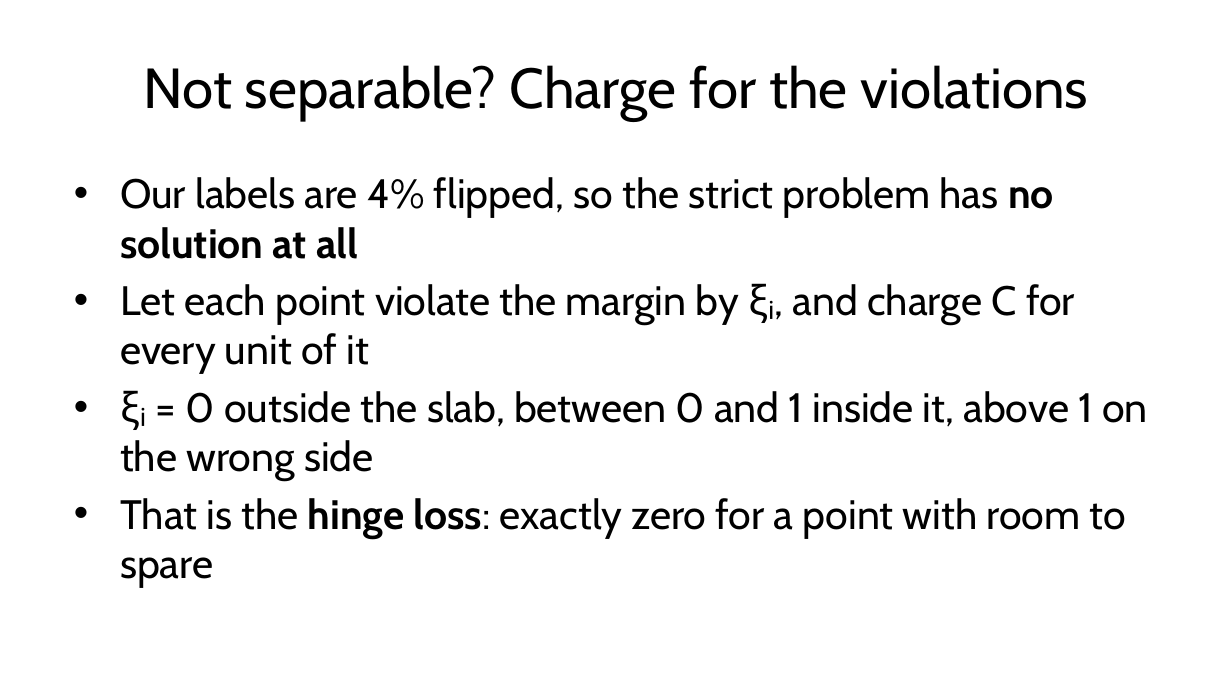
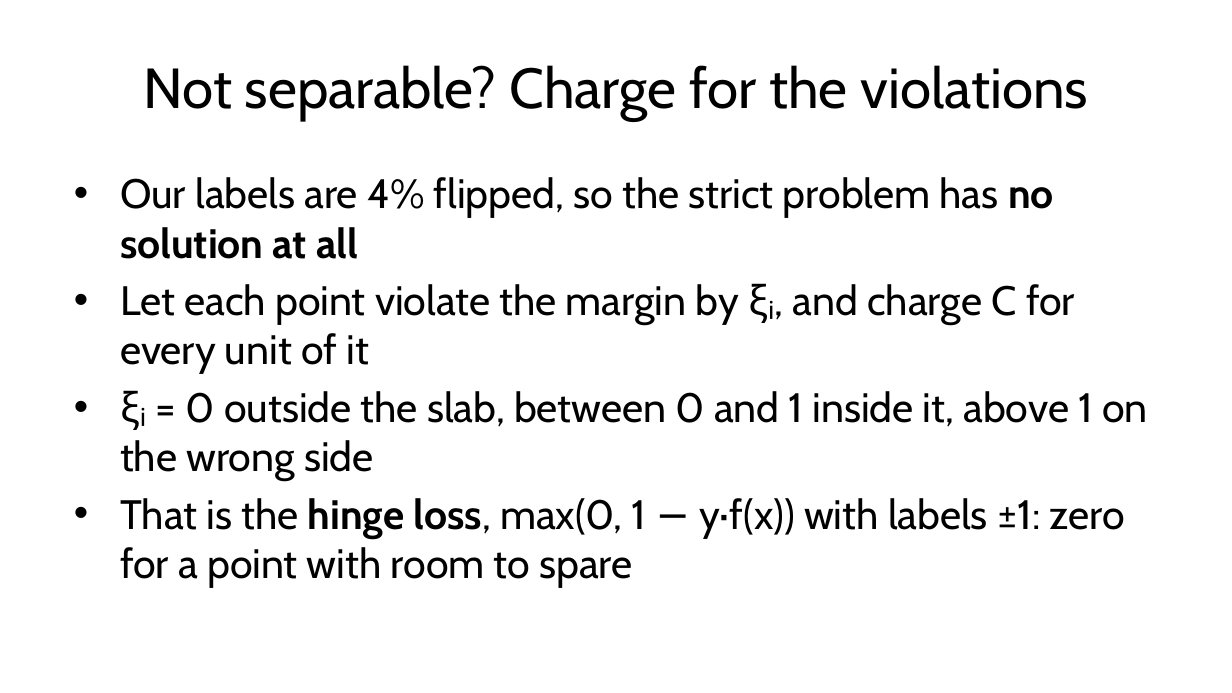
Before and after one commit to fabioantonini/technologies-for-artificial-intelligence, a slide deck: slide 47 of Lessons/06_knn_naive_bayes_svm/Slides/knn_naive_bayes_svm_slides.pptx. Drawn at 1232x693 pixels with LibreOffice and Linux fonts; fonts in the diff are those of the drawing; background and template pictures are left out. Boxes give left, top, right and bottom in pixels: in the first picture for what was removed or moved away, otherwise in the second. Text is boxed around its words. In the diff, an @@ line names an element or a change of style, - is before the commit and + after.

```diff
--- a/Lessons/06_knn_naive_bayes_svm/Slides/knn_naive_bayes_svm_slides.pptx
+++ b/Lessons/06_knn_naive_bayes_svm/Slides/knn_naive_bayes_svm_slides.pptx
@@ text at (x1=120, y1=498, x2=1125, y2=588): text changed @@
-• That is the hinge loss: exactly zero for a point with room to spare
+• That is the hinge loss, max(0, 1 − y·f(x)) with labels ±1: zero for a point with room to spare
```
Also in this commit, not shown: 7 other slides changed, 2 other files.
